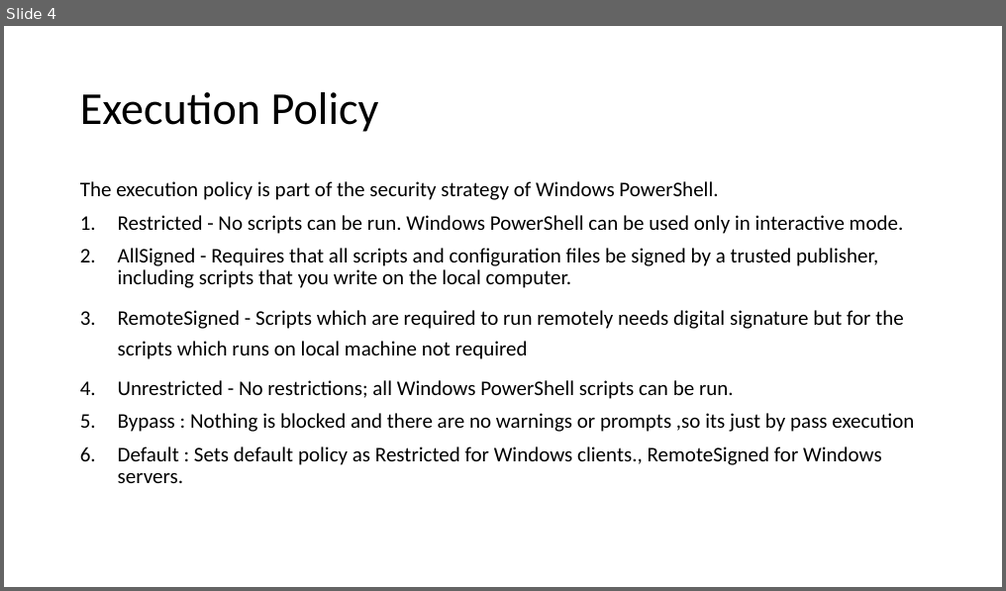
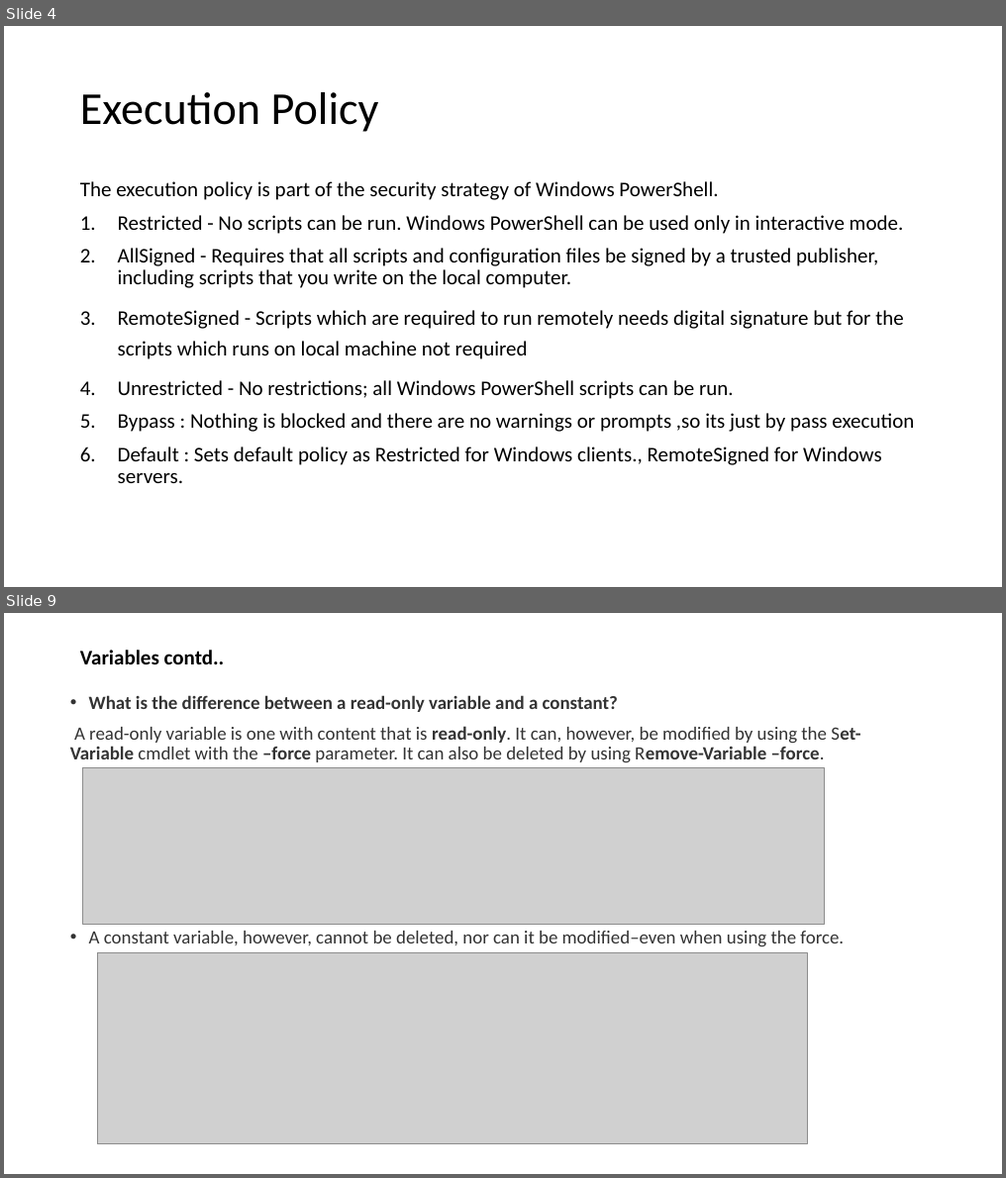
Before and after one commit to heshika/Batch1, a slide deck: Windows Powershell-day 1.pptx. Shown one above the other, each under a label of ours: slide 4 before the commit, slides 4 and 9 after it; the slides between them are not shown. The pictures are 1006x591 and 1006x1178 pixels, drawn with LibreOffice and Linux fonts; fonts in the diff are those of the drawing; grey boxes stand for pictures. Boxes give left, top, right and bottom in pixels: in the first picture for what was removed or moved away, otherwise in the second. Text is boxed around its words. In the diff, an @@ line names an element or a change of style, - is before the commit and + after.

```diff
--- a/Windows Powershell-day 1.pptx
+++ b/Windows Powershell-day 1.pptx
@@ slide 9 added at [4, 613, 1002, 1174], background #FFFFFF @@
@@ title added at [80, 650, 225, 664], 20 pt, text #000000, bold @@
+Variables contd..
@@ text added at [70, 695, 860, 948], 18 pt, text #333333 @@
+• What is the difference between a read-only variable and a constant?
+A read-only variable is one with content that is read-only. It can, however, be modified by using the Set-Variable cmdlet with the –force parameter. It can also be deleted by using Remove-Variable –force.
+• A constant variable, however, cannot be deleted, nor can it be modified–even when using the force.
@@ picture added at [82, 768, 824, 924] @@
@@ picture added at [97, 953, 807, 1145] @@
```
Also in this commit, not shown: 1 slide changed, 10 other slides added.
